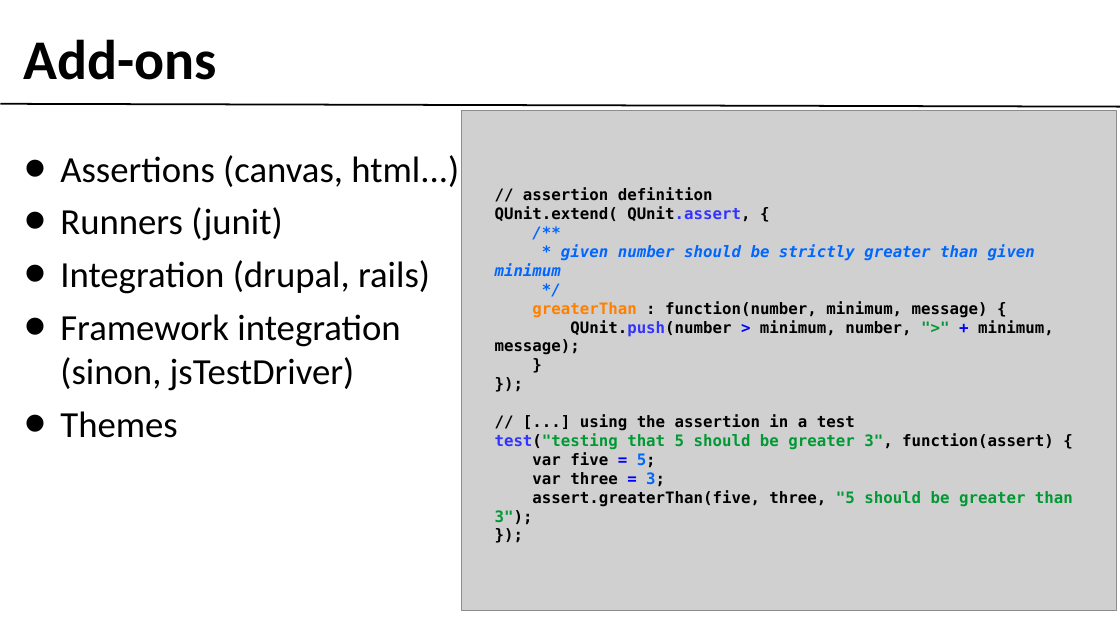
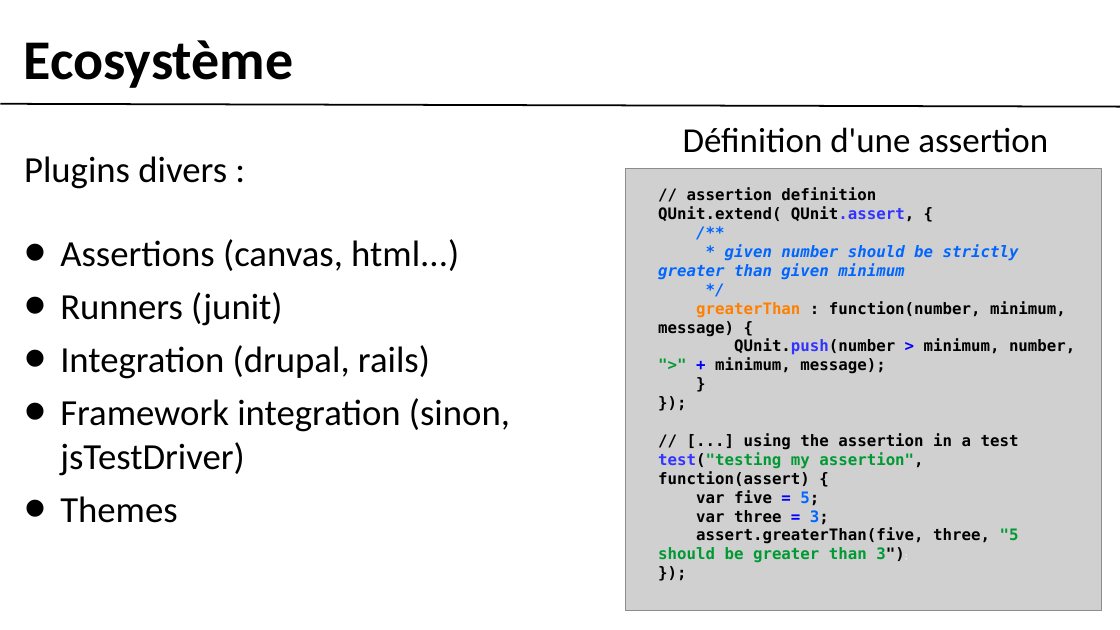
Before and after one commit to gobengo/devoxx-panorama-js-testing, a slide deck: slide 6 of doc/qunit_part.ppt (slide 7 before the commit). Drawn at 1120x630 pixels with LibreOffice and Linux fonts; fonts in the diff are those of the drawing; grey boxes stand for pictures; background and template pictures are left out. Boxes give left, top, right and bottom in pixels: in the first picture for what was removed or moved away, otherwise in the second. Text is boxed around its words. In the diff, an @@ line names an element or a change of style, - is before the commit and + after.

Commit message:
qunit presentation - premiere relecture.

```diff
--- a/doc/qunit_part.ppt
+++ b/doc/qunit_part.ppt
@@ text at (24,40,294,88): text changed @@
-Add-ons
+Ecosystème
@@ text "// assertion definition": place and size @@
-text "// assertion definition" at (495,187,1073,525)
+text "// assertion definition" at (658,187,1075,563)
@@ text added at (683,127,1048,153), 40 pt, text #000000 @@
+Définition d'une assertion
@@ text at (24,156,227,189): paragraph added @@
+Plugins divers :
@@ picture: place and size @@
-picture at (461,111,1116,610)
+picture at (625,169,1101,610)
@@ text at (60,239,510,523): indent changed @@
@@ text at (658,452,923,486): text changed @@
-test("testing that 5 should be greater 3", function(assert) {
+test("testing my assertion", function(assert) {
@@ text at (658,527,1019,563): size 18 to 12 pt, font DejaVu Sans Mono to Calibri, text colour #009933 to #000000, text colour #000000 to #FFFFFF, bold off in "3");" @@
```
Also in this commit, not shown: 2 other slides changed, 2 slides added, 3 slides removed, 3 other files.
